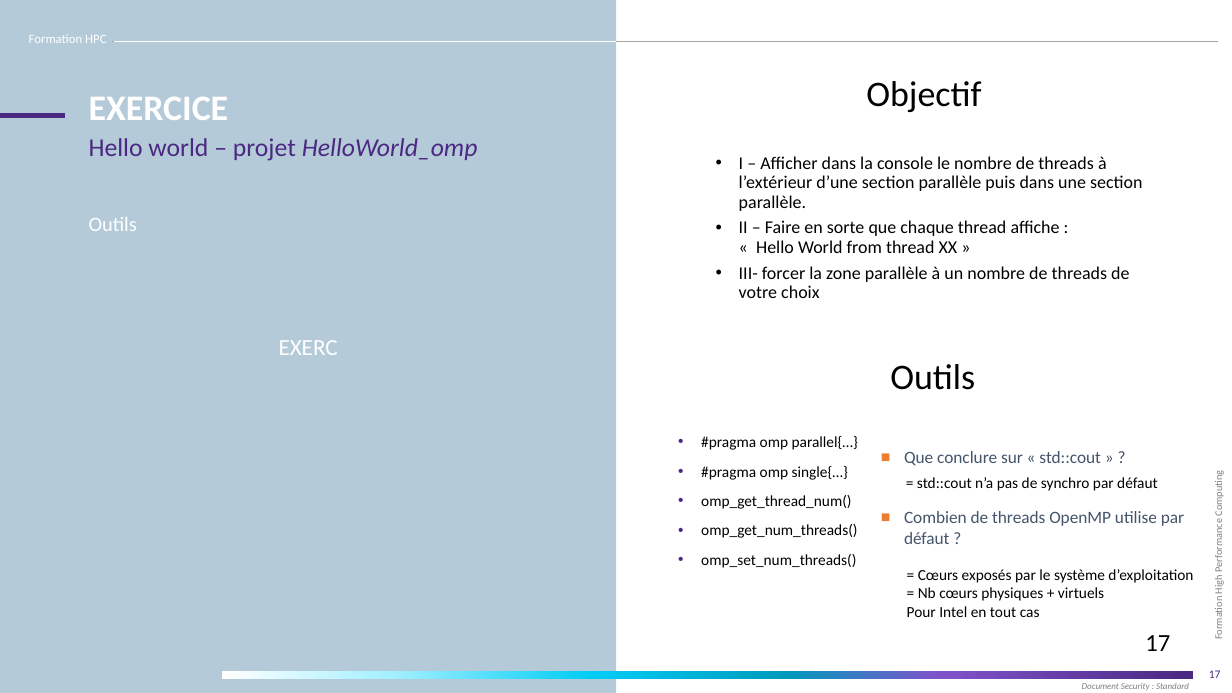
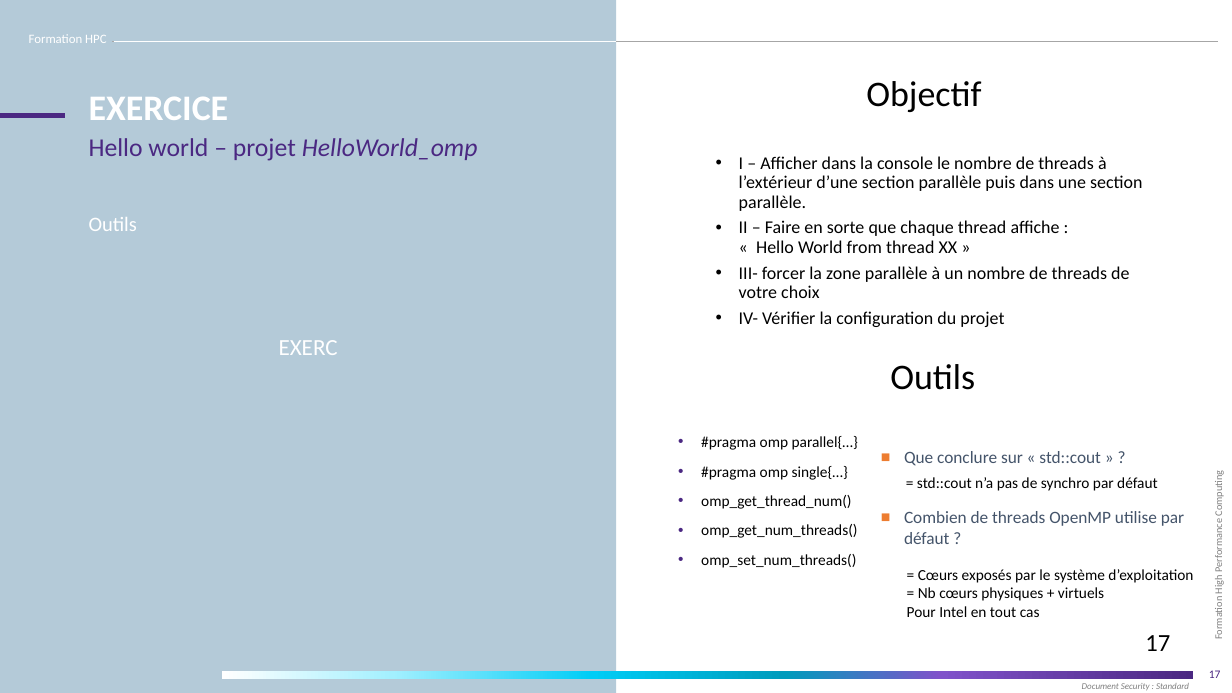
Before and after one commit to franckginguene/hpc_formation_scalian, a slide deck: slide 17 of Diapos/High_Performance_Computing_OpenMP.pptx. Drawn at 1232x693 pixels with LibreOffice and Linux fonts; fonts in the diff are those of the drawing; background and template pictures are left out. Boxes give left, top, right and bottom in pixels: in the first picture for what was removed or moved away, otherwise in the second. Text is boxed around its words. In the diff, an @@ line names an element or a change of style, - is before the commit and + after.

```diff
--- a/Diapos/High_Performance_Computing_OpenMP.pptx
+++ b/Diapos/High_Performance_Computing_OpenMP.pptx
@@ text at [739,311,1004,327]: paragraph added @@
+  • IV- Vérifier la configuration du projet
```
Also in this commit, not shown: 6 other slides changed, 4 slides added, 2 other files.
